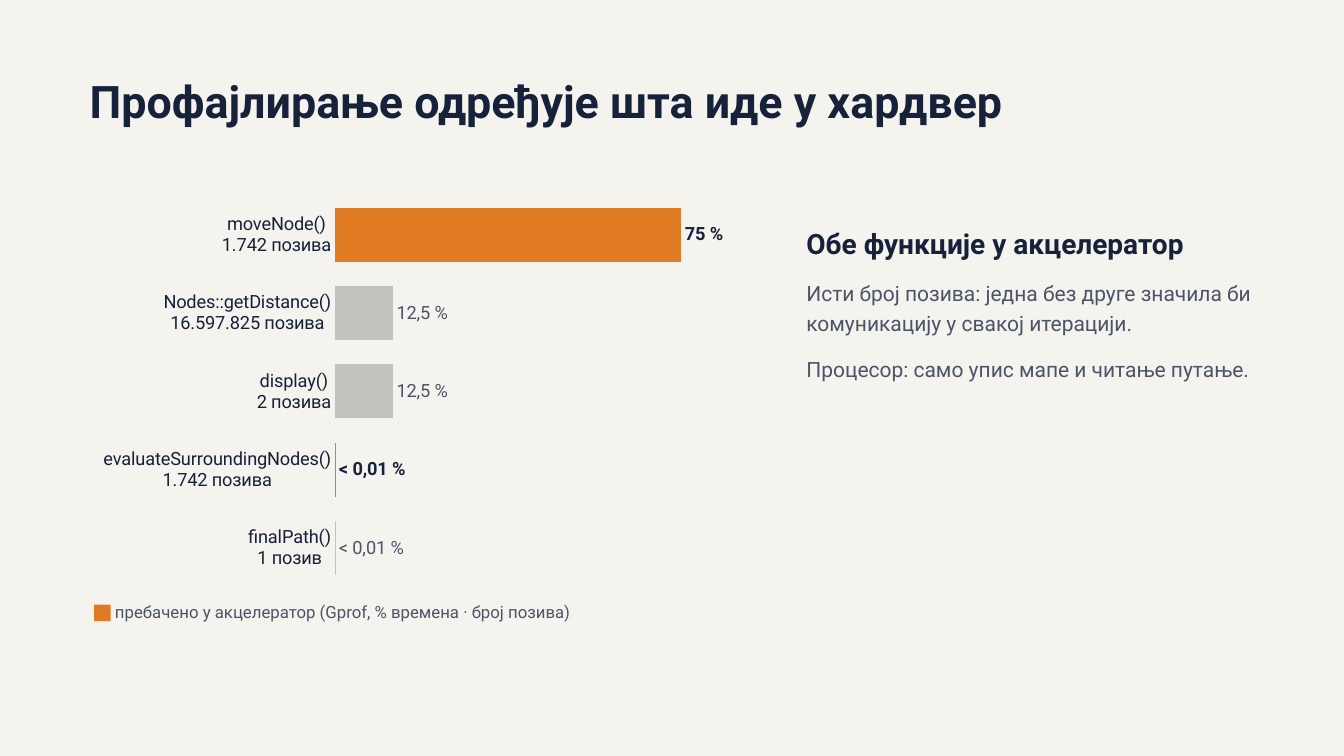
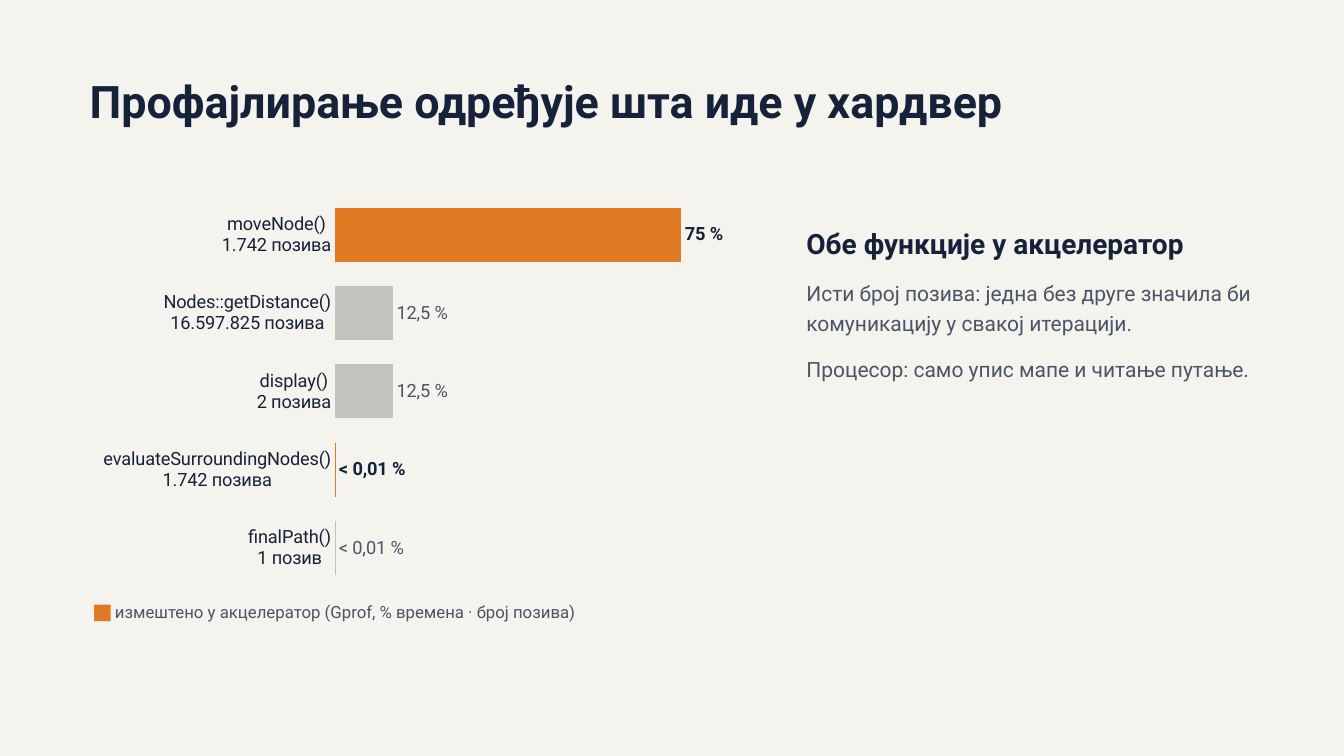
Before and after one commit to marko4203/diplomski, a slide deck: slide 3 of Diplomski_Prezentacija.pptx. Drawn at 1344x756 pixels with LibreOffice and Linux fonts; fonts in the diff are those of the drawing. Boxes give left, top, right and bottom in pixels: in the first picture for what was removed or moved away, otherwise in the second. Text is boxed around its words. In the diff, an @@ line names an element or a change of style, - is before the commit and + after.

```diff
--- a/Diplomski_Prezentacija.pptx
+++ b/Diplomski_Prezentacija.pptx
@@ text at <box>115,605,575,622</box>: text changed @@
-пребачено у акцелератор (Gprof, % времена · број позива)
+измештено у акцелератор (Gprof, % времена · број позива)
```
Also in this commit, not shown: 3 other slides changed, 1 other file.
